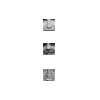
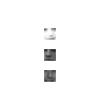
Layer changes from the first 100px x 100px image to the second:
added layer "Faces 2" above "Faces" over 44, 28, 56, 82
hid "Faces" over 43, 19, 55, 81
